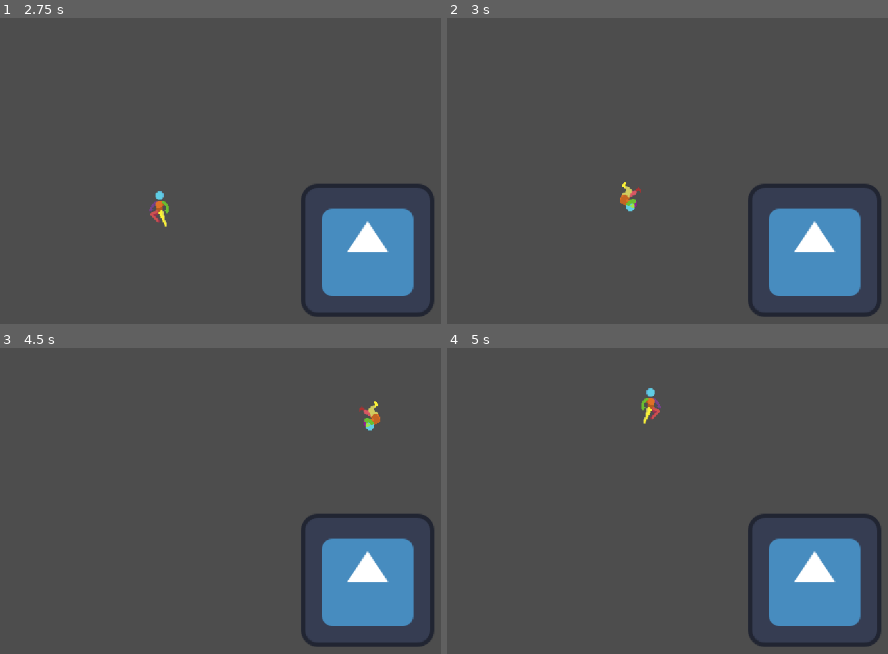
Above: before the commit, frames 1-4 (two rows, left to right).
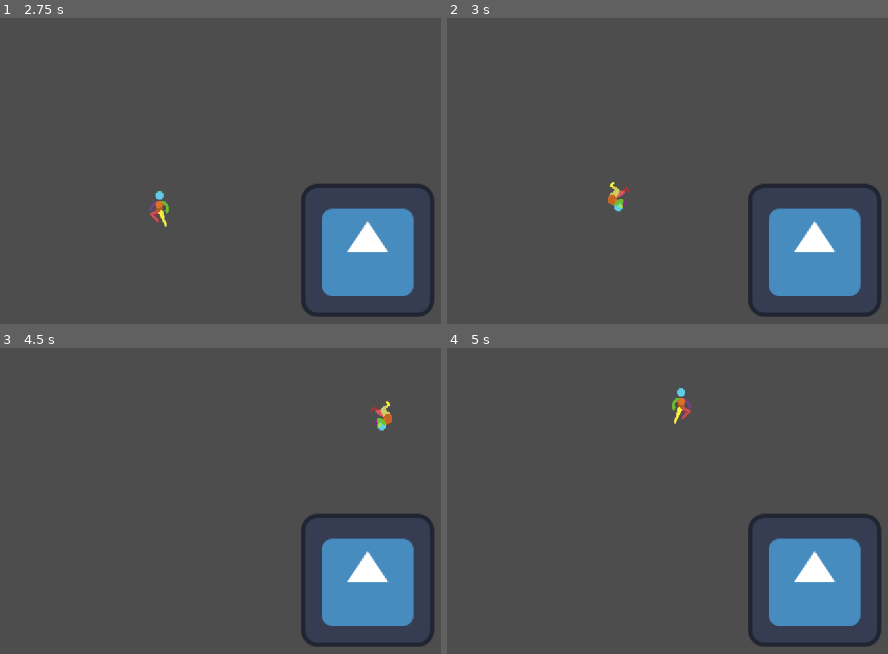
Above: after the commit, the same moments.

Repository: Super-Chess-Bros-Studios/Super-Chess-Bros
Game: Godot game, scene res://Scenes/testScene.tscn
The game is run twice, just before and just after one commit, with the same random seed, the same clock (stepped at 60 frames per second) and the same inputs. The engine's default icon, where the game draws it, is replaced by a stand-in: a white triangle on a blue panel in a dark square.
Inputs:
- Up to frame 1 (2.75 s): hold Space (jump) 0.53-1.28 s; hold Right (right) 0.53-2.03 s; tap Shift (shield) at 1.35 s; tap Space (jump) at 1.52, 1.55, 1.82 s; tap Enter at 2 s; hold Left (left) from 2.03 s (still down); hold Space (jump) from 2.03 s (still down)
- Up to frame 2 (3 s): release Left (left) at 2.78 s; release Space (jump) at 2.78 s; hold Right (right) from 2.78 s (still down); tap Shift (shield) at 2.85 s
- Up to frame 3 (4.5 s): tap Space (jump) at 3.02, 3.05, 3.32 s; hold Space (jump) 3.53-4.28 s; release Right (right) at 4.28 s; hold Left (left) from 4.28 s (still down); tap Shift (shield) at 4.35 s
- Up to frame 4 (5 s): keep holding Left (left); tap Space (jump) at 4.52, 4.55, 4.82 s

Frame 1 is identical in both runs. In frame 2, 0.4% of the frame differs, in the area x 36-44%, y 53-64%; in frame 3, 0.4%; in frame 4, 0.5%, in the area x 43-56%, y 13-25%.

Commit message:
made some fixes (peer review)

Diff:
--- a/Scenes/testScene.tscn
+++ b/Scenes/testScene.tscn
@@ -1,6 +1,6 @@
 [gd_scene load_steps=5 format=3 uid="uid://dtf4p6j0qehoa"]
 
-[ext_resource type="PackedScene" uid="uid://5b3fmt2t3sc6" path="res://scenes/characters/Test_Char.tscn" id="1_8xinf"]
+[ext_resource type="PackedScene" uid="uid://5b3fmt2t3sc6" path="res://Scenes/characters/Test_Char.tscn" id="1_8xinf"]
 [ext_resource type="Texture2D" uid="uid://c73tf2yc5b3bn" path="res://icon.svg" id="2_i052m"]
 
 [sub_resource type="WorldBoundaryShape2D" id="WorldBoundaryShape2D_4mqg7"]
--- a/scenes/characters/Test_Char.tscn
+++ b/scenes/characters/Test_Char.tscn
@@ -1,14 +1,14 @@
 [gd_scene load_steps=82 format=3 uid="uid://5b3fmt2t3sc6"]
 
-[ext_resource type="Texture2D" uid="uid://cian1bln36x04" path="res://assets/sprites/2D-Pixel-Art-Character-Template/Idle/Player Idle 48x48.png" id="1_qb3vb"]
-[ext_resource type="Texture2D" uid="uid://bqyk2a78fddjq" path="res://assets/sprites/2D-Pixel-Art-Character-Template/Air Spin/player air spin 48x48.png" id="1_w1xps"]
-[ext_resource type="Texture2D" uid="uid://dgj40goagn804" path="res://assets/sprites/2D-Pixel-Art-Character-Template/Run/player run 48x48.png" id="2_422c8"]
-[ext_resource type="Texture2D" uid="uid://wki3ktckg317" path="res://assets/sprites/2D-Pixel-Art-Character-Template/Crouch-Idle/Player Crouch-Idle 48x48.png" id="3_4jtsn"]
-[ext_resource type="Texture2D" uid="uid://dod3yafs6veon" path="res://assets/sprites/2D-Pixel-Art-Character-Template/Jump/player new jump 48x48.png" id="3_ndpjv"]
-[ext_resource type="Texture2D" uid="uid://cyg5e613cod0w" path="res://assets/sprites/2D-Pixel-Art-Character-Template/Dash/dash.png" id="4_ld6di"]
+[ext_resource type="Texture2D" uid="uid://cian1bln36x04" path="res://Assets/Sprites/2D-Pixel-Art-Character-Template/Idle/Player Idle 48x48.png" id="1_qb3vb"]
+[ext_resource type="Texture2D" uid="uid://bqyk2a78fddjq" path="res://Assets/Sprites/2D-Pixel-Art-Character-Template/Air Spin/player air spin 48x48.png" id="1_w1xps"]
+[ext_resource type="Texture2D" uid="uid://dgj40goagn804" path="res://Assets/Sprites/2D-Pixel-Art-Character-Template/Run/player run 48x48.png" id="2_422c8"]
+[ext_resource type="Texture2D" uid="uid://wki3ktckg317" path="res://Assets/Sprites/2D-Pixel-Art-Character-Template/Crouch-Idle/Player Crouch-Idle 48x48.png" id="3_4jtsn"]
+[ext_resource type="Texture2D" uid="uid://dod3yafs6veon" path="res://Assets/Sprites/2D-Pixel-Art-Character-Template/Jump/player new jump 48x48.png" id="3_ndpjv"]
+[ext_resource type="Texture2D" uid="uid://cyg5e613cod0w" path="res://Assets/Sprites/2D-Pixel-Art-Character-Template/Dash/dash.png" id="4_ld6di"]
 [ext_resource type="Script" uid="uid://dd7u0yqwtonu1" path="res://scripts/character_scripts/state_machine/state_machine.gd" id="5_422c8"]
 [ext_resource type="Script" uid="uid://rg3jnrlnyt6m" path="res://scripts/character_scripts/state_machine/states/test_char/test_idle.gd" id="5_dgi44"]
-[ext_resource type="Texture2D" uid="uid://cse02smgimka2" path="res://assets/sprites/2D-Pixel-Art-Character-Template/Roll/Player Roll 48x48.png" id="6_du7ul"]
+[ext_resource type="Texture2D" uid="uid://cse02smgimka2" path="res://Assets/Sprites/2D-Pixel-Art-Character-Template/Roll/Player Roll 48x48.png" id="6_du7ul"]
 [ext_resource type="Script" uid="uid://ctsqulv68cgxy" path="res://scripts/character_scripts/state_machine/states/test_char/test_run.gd" id="6_kpwuy"]
 [ext_resource type="Script" uid="uid://dbyyiifx7mbga" path="res://scripts/character_scripts/state_machine/states/test_char/test_crouch.gd" id="7_2137q"]
 [ext_resource type="Script" uid="uid://b5d57x8h3avr5" path="res://scripts/character_scripts/state_machine/states/test_char/test_jumpsquat.gd" id="8_cqar7"]
@@ -517,6 +517,7 @@
 [node name="Run" type="Node" parent="CharacterBody2D/State Machine" node_paths=PackedStringArray("anim", "character", "timer")]
 script = ExtResource("6_kpwuy")
 anim = NodePath("../../AnimatedSprite2D")
+speed = 300
 character = NodePath("../..")
 timer = NodePath("PreTransition")
 metadata/_custom_type_script = "uid://ctsqulv68cgxy"
@@ -552,6 +553,7 @@
 script = ExtResource("11_0l6pb")
 anim = NodePath("../../AnimatedSprite2D")
 character = NodePath("../..")
+jump_power_coefficient = 0.65
 metadata/_custom_type_script = "uid://dsq2k53fkg20h"
 
 [node name="Fall" type="Node" parent="CharacterBody2D/State Machine" node_paths=PackedStringArray("anim", "character")]
@@ -593,7 +595,6 @@
 anim = NodePath("../../AnimatedSprite2D")
 character = NodePath("../..")
 timer = NodePath("DodgeLength")
-speed = 400.0
 metadata/_custom_type_script = "uid://dbhq6jkm6podc"
 
 [node name="DodgeLength" type="Timer" parent="CharacterBody2D/State Machine/AirDodge"]
--- a/scripts/character_scripts/state_machine/states/character_attributes.gd
+++ b/scripts/character_scripts/state_machine/states/character_attributes.gd
@@ -20,4 +20,4 @@
 #needed for a cooldown
 var can_roll = true
 #hitboxes should ignore a character if they are invulnerable
-var invulnerable = true
+var invulnerable = false
--- a/scripts/character_scripts/state_machine/states/test_char/test_short_hop.gd
+++ b/scripts/character_scripts/state_machine/states/test_char/test_short_hop.gd
@@ -5,6 +5,7 @@
 @export var character : CharacterBody2D
 
 @export var speed : float = 300
+@export var jump_power_coefficient = 0.5
 
 func playanim():
 	anim.play("jump")
@@ -15,7 +16,7 @@
 
 func Enter():
 	print("Short hop state")
-	character.velocity.y = char_attributes.JUMP_POWER/2
+	character.velocity.y = char_attributes.JUMP_POWER * jump_power_coefficient
 	playanim()
 
 func Physics_Update(delta):
Not shown, changed: Assets/Sprites/Tilemap (Super Basic)/160x160 background tilemap.png.import
Not shown, changed: Assets/Sprites/Tilemap (Super Basic)/Basic Tilemap.png.import
